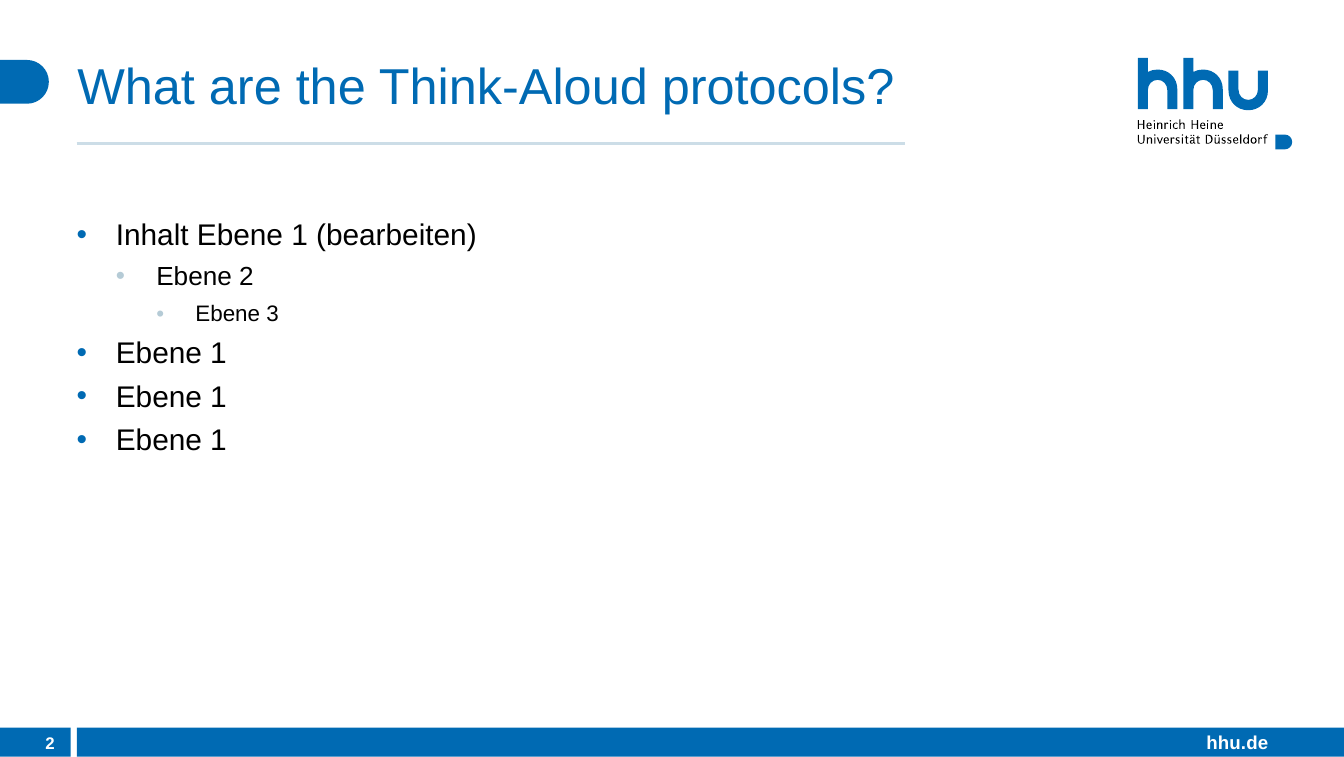
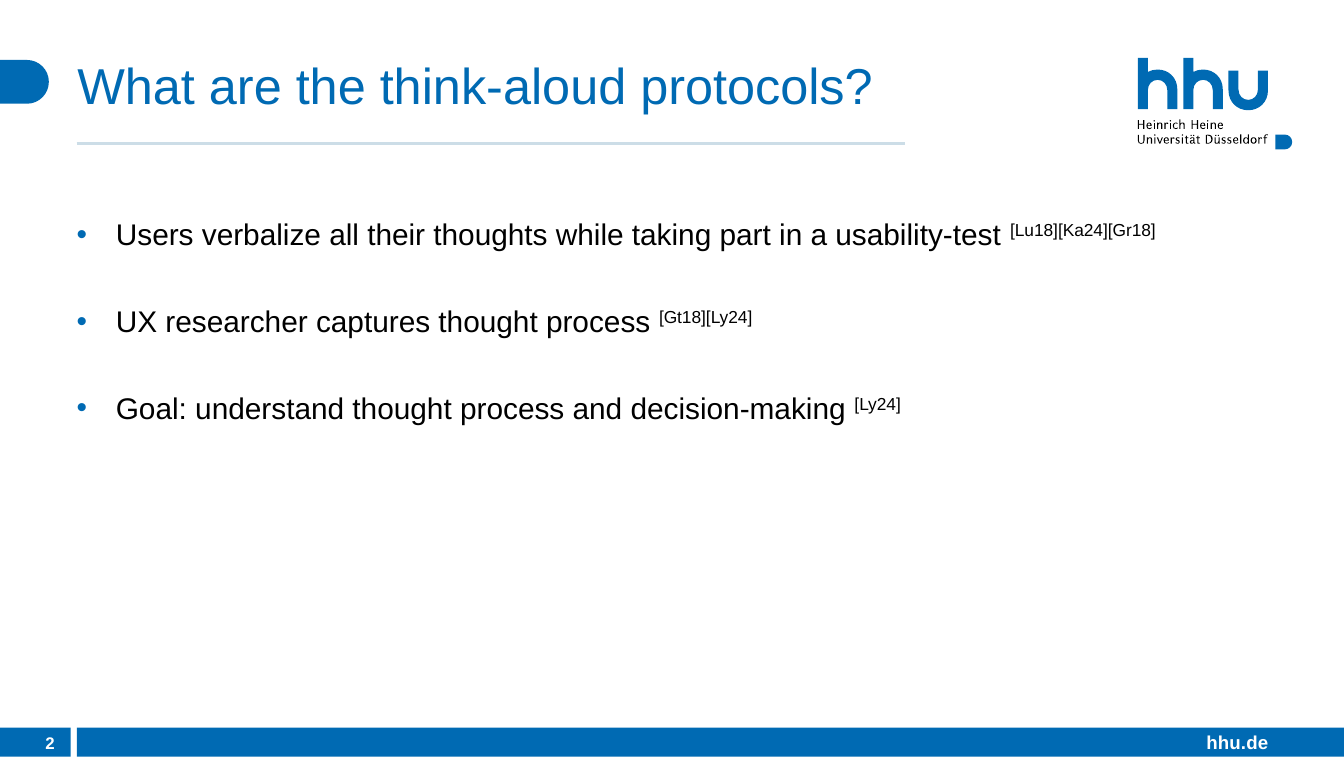
Before and after one commit to DerHyper/User-Experience-UX-Design-and-Management, a slide deck: slide 2 of Praesentation.pptx. Drawn at 1344x757 pixels with LibreOffice and Linux fonts; fonts in the diff are those of the drawing. Boxes give left, top, right and bottom in pixels: in the first picture for what was removed or moved away, otherwise in the second. Text is boxed around its words. In the diff, an @@ line names an element or a change of style, - is before the commit and + after.

```diff
--- a/Praesentation.pptx
+++ b/Praesentation.pptx
@@ title at (x1=77, y1=67, x2=872, y2=114): text changed @@
-What are the Think-Aloud protocols?
+What are the think-aloud protocols?
@@ text at (x1=116, y1=223, x2=1156, y2=424): text changed @@
-• Inhalt Ebene 1 (bearbeiten)
-  • Ebene 2
-    • Ebene 3
-• Ebene 1
-• Ebene 1
-• Ebene 1
+• Users verbalize all their thoughts while taking part in a usability-test [Lu18][Ka24][Gr18]
+• UX researcher captures thought process [Gt18][Ly24]
+• Goal: understand thought process and decision-making [Ly24]
```
Also in this commit, not shown: 5 other slides changed, 8 slides added, 3 slides removed.
